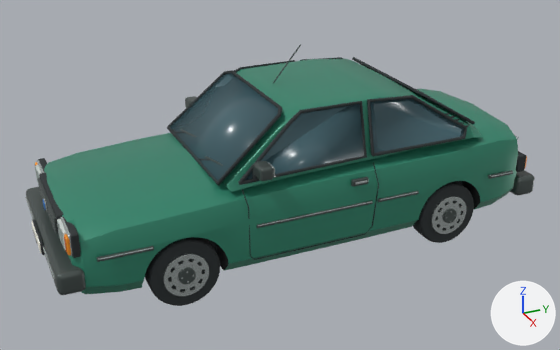
A saved change to the Blender file source_blender/Vovlo_434.blend.
One viewpoint serves both versions: a 50 mm camera at (5.77, -2.66, 3.47) aimed at (0.08, -0.1, 0.63). Lighting does not change. The marker at lower right points along +X, +Y and +Z. The picture after the commit comes second.

The first picture shows 'Door window rubber seal.001', 'Door window.001', 'Däck.002', 'Däck.003', 'Painted hatchback cabin', 'Pressed steel body', 'Pressed steel wheel rim.002', 'Rear quarter window rubber seal.001', 'Rear quarter window.001', 'Windscreen', 'Windscreen rubber seal', 'Wraparound bumper' and 29 more.
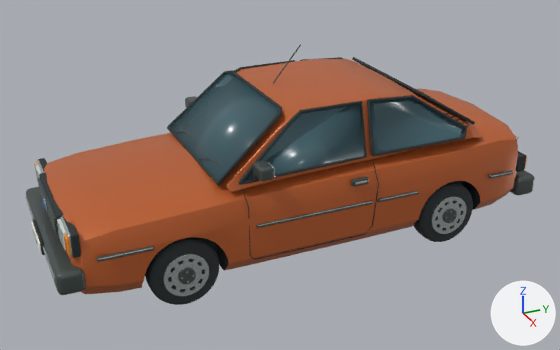
Location of each change, [x1, y1, x2, y2] in pixels of the pictures (560 x 350 px):
'Painted hatchback cabin', recoloured (green to orange)
    both: [223, 59, 483, 192]
'Däck.002', turned
    before: [145, 237, 220, 306]
    after: [145, 237, 219, 305]
'Däck.003', turned
    before: [413, 181, 474, 243]
    after: [413, 181, 473, 242]
part 1 of me_pressed_steel_body_precision_surface, recoloured (green to orange)
    both: [44, 89, 518, 294]

What changed in the scene script:
```text
Add mat_burnt_orange_enamel:
    mat_burnt_orange_enamel = principled_material('Burnt orange enamel')
    mat_burnt_orange_enamel.base_color = (0.54, 0.125, 0.03)  # orange #c26330
    mat_burnt_orange_enamel.metallic = 0.22
    mat_burnt_orange_enamel.roughness = 0.36
Change me_pressed_steel_body_precision_surface:
    where me_pressed_steel_body_precision_surface.from_pydata(...)  # 740 vertices, 557 faces; spans x -0.83..0.83, y -2.04..2.02, z 0.2..1.01
    used by ob_pressed_steel_body; parent = ob_vovlo_434; location = (0.0, 0.0, 0.0)
    me_pressed_steel_body_precision_surface part 1: all 101 faces that had it switch from mat_juniper_green_enamel (green #358a70) to mat_burnt_orange_enamel (orange #c26330)
Change me_painted_hatchback_cabin_precision_surface:
    where me_painted_hatchback_cabin_precision_surface.from_pydata(...)  # 49 vertices, 44 faces; spans x -0.75..0.75, y -0.82..1.58, z 0.89..1.45
    remove me_painted_hatchback_cabin_precision_surface.materials.append(mat_juniper_green_enamel)  # green #358a70
    add me_painted_hatchback_cabin_precision_surface.materials.append(mat_burnt_orange_enamel)  # orange #c26330
Change ob_däck_002:
    ob_däck_002.rotation_euler: (0.0, 1.571, 0.0) -> (0.0, 0.0, 0.0)  # degrees (0, 90, 0) -> degrees (0, 0, 0)
Change ob_däck_003:
    ob_däck_003.rotation_euler: (0.0, 1.571, 0.0) -> (0.0, 0.0, 0.0)  # degrees (0, 90, 0) -> degrees (0, 0, 0)
```
